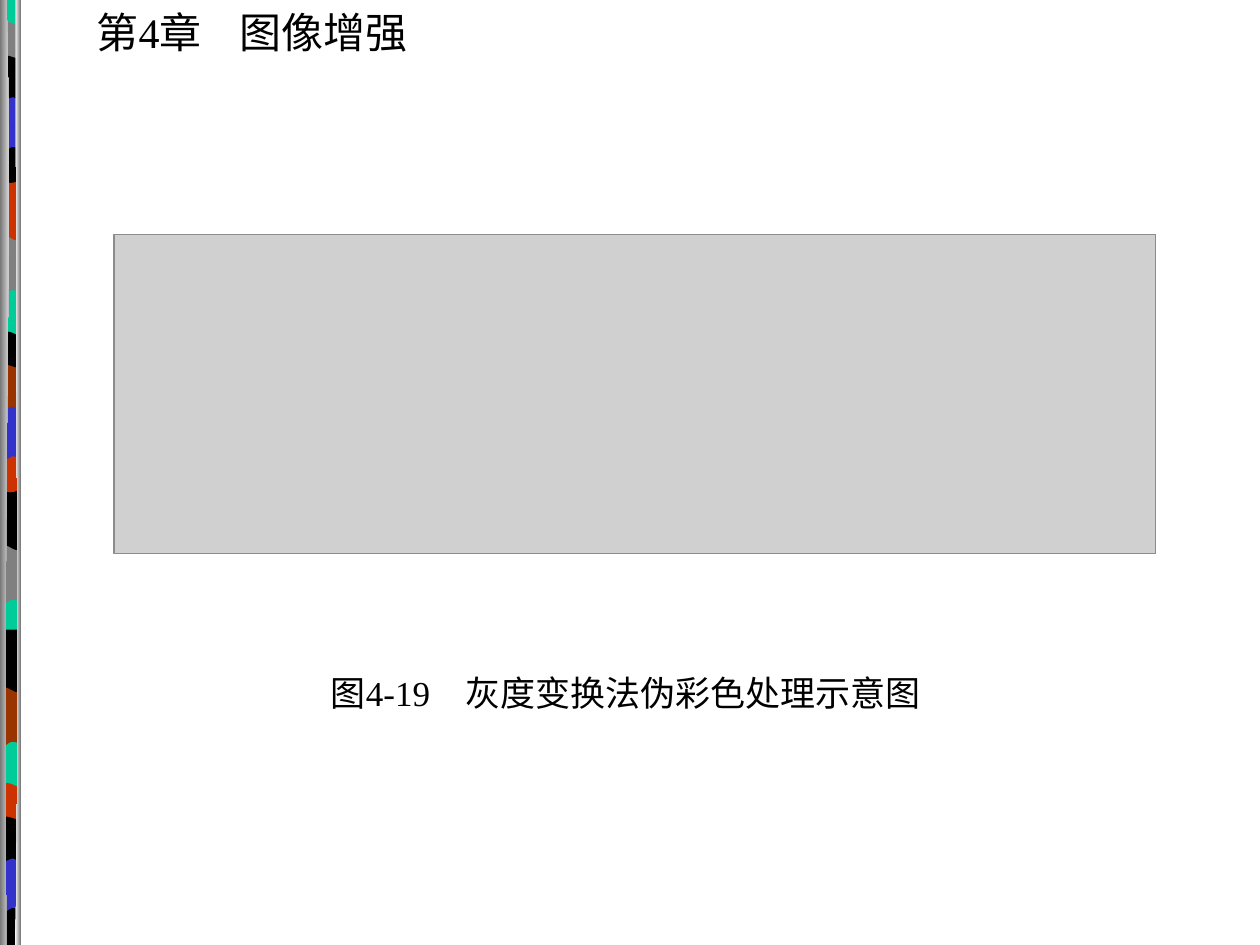
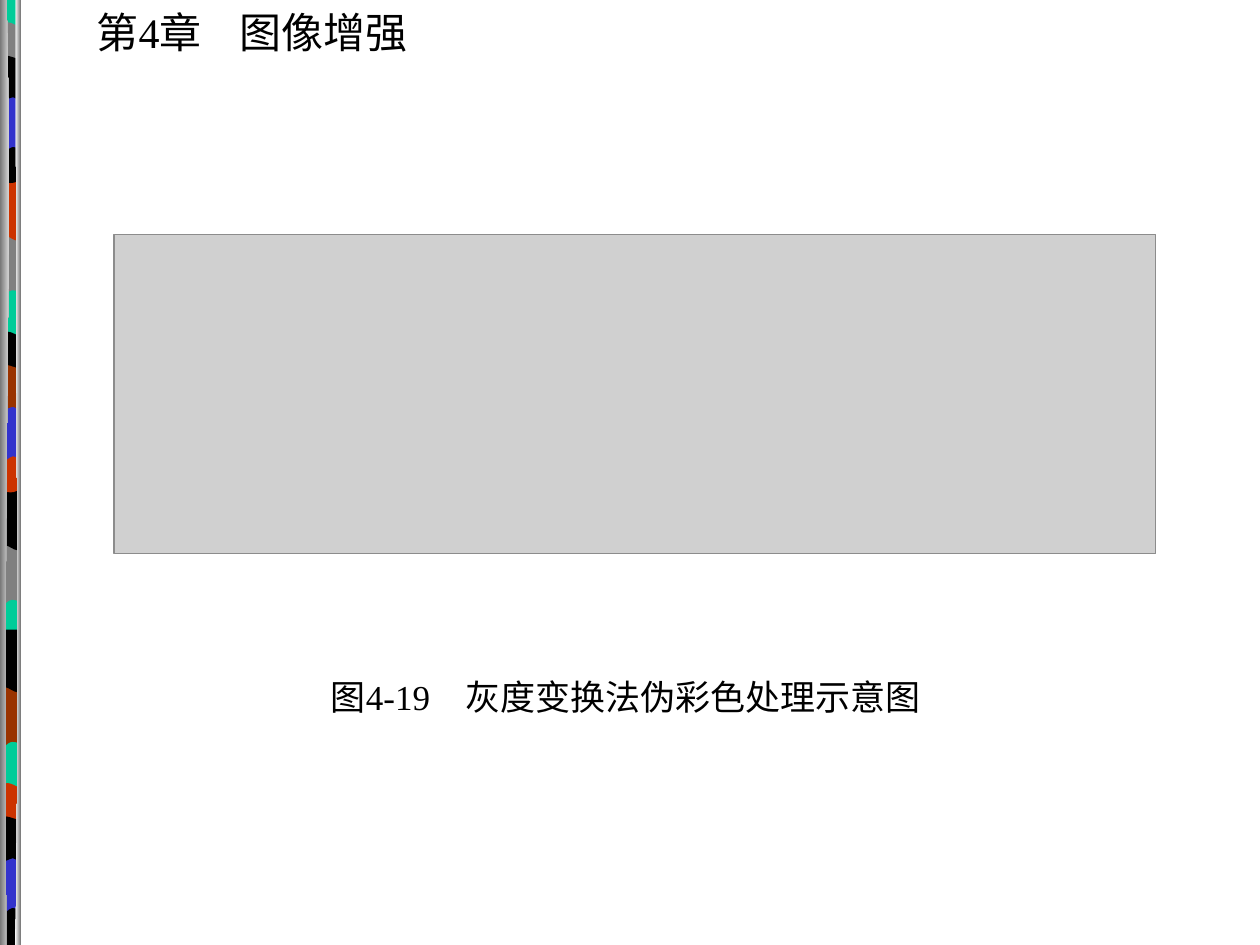
Before and after one commit to RMSnow/DIP-Notes, a slide deck: slide 96 of 课件/第04章.ppt. Drawn at 1260x945 pixels with LibreOffice and Linux fonts; fonts in the diff are those of the drawing; grey boxes stand for pictures; background and template pictures are left out. Boxes give left, top, right and bottom in pixels: in the first picture for what was removed or moved away, otherwise in the second. Text is boxed around its words. In the diff, an @@ line names an element or a change of style, - is before the commit and + after.

```diff
--- a/课件/第04章.ppt
+++ b/课件/第04章.ppt
@@ text "图4-19 灰度变换法伪彩色处理示意图" at [331, 680, 921, 713]: line spacing 1.1 to 1.2 @@
```
Also in this commit, not shown: 140 other slides changed, 9 other files.
